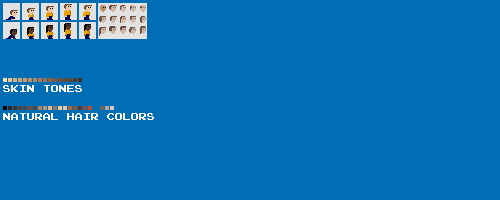
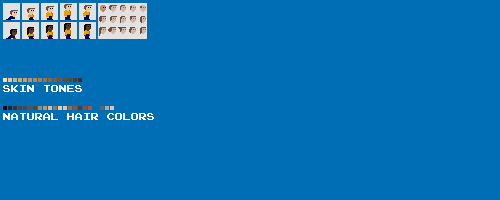
The second (500, 200) image is a revision of the first. Changes to its layers:
painted on "Hair 11" over [101, 26, 122, 32]
